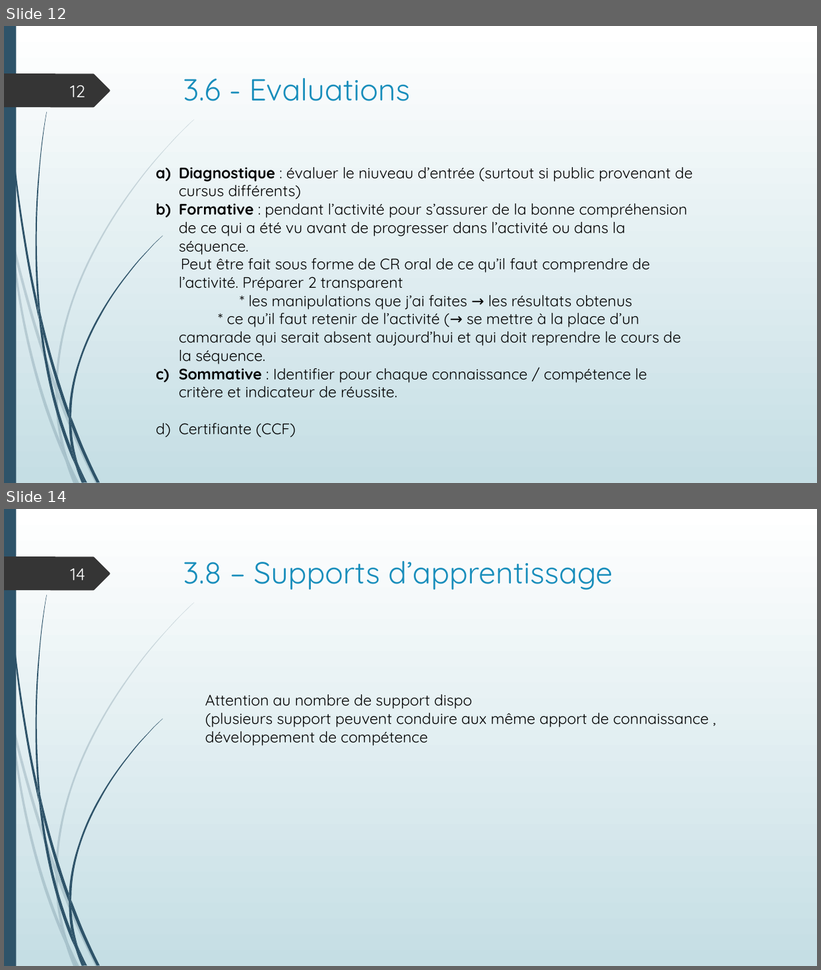
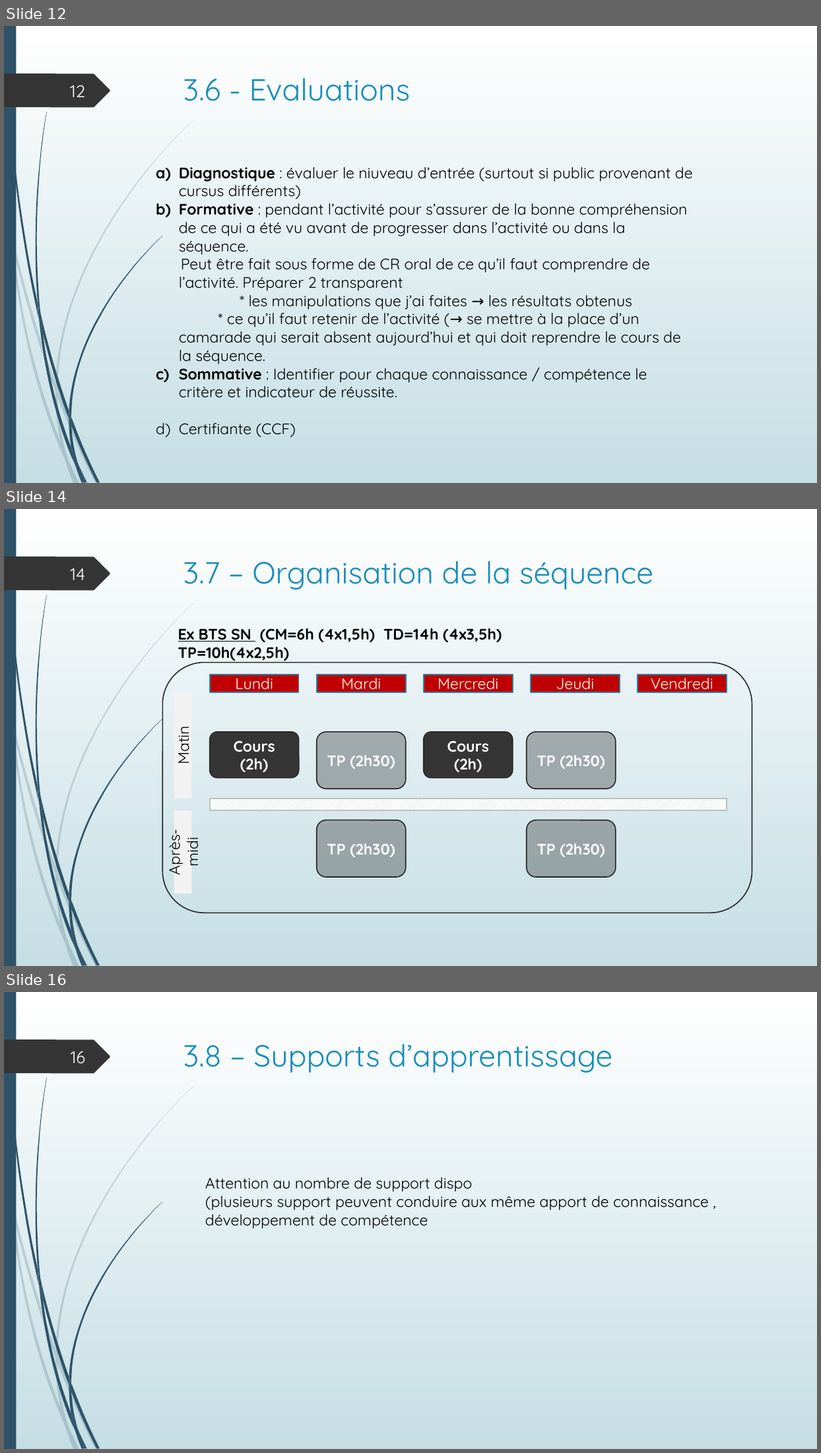
Before and after one commit to SdeuxiModeles/Modeles, a slide deck: N1.pptx. Shown one above the other, each under a label of ours: slides 12 and 14 before the commit, slides 12, 14 and 16 after it; the slides between them are not shown. The pictures are 821x970 and 821x1453 pixels, drawn with LibreOffice and Linux fonts; fonts in the diff are those of the drawing. Boxes give left, top, right and bottom in pixels: in the first picture for what was removed or moved away, otherwise in the second. Text is boxed around its words. In the diff, an @@ line names an element or a change of style, - is before the commit and + after.

```diff
--- a/N1.pptx
+++ b/N1.pptx
@@ slide 14 added at (x1=4, y1=509, x2=817, y2=966), background gradient #FFFFFF to #C5DEE5; not listed: 24 template elements that a slide beside it also shows @@
@@ title added at (x1=183, y1=561, x2=653, y2=590), 36 pt, text #178DBB @@
+3.7 – Organisation de la séquence
@@ page number added at (x1=70, y1=568, x2=85, y2=580), 20 pt, text #FEFFFF @@
+14
@@ text added at (x1=178, y1=628, x2=502, y2=661), 18 pt, text #000000, bold @@
+Ex BTS SN (CM=6h (4x1,5h) TD=14h (4x3,5h) TP=10h(4x2,5h)
@@ rounded rectangle added at (x1=162, y1=663, x2=752, y2=914), outline #272727 1.25 pt @@
@@ group added at (x1=174, y1=674, x2=727, y2=894): 8 rectangles, 6 rounded rectangles @@
+Cours (2h)
+TP (2h30)
+Cours (2h)
+TP (2h30)
+TP (2h30)
+TP (2h30)
+Lundi
+Mardi
+Mercredi
+Jeudi
+Vendredi
+Matin
+Après-midi
@@ what was slide 14 is now slide 16 @@
@@ page number at (x1=71, y1=1051, x2=85, y2=1064): text changed @@
-14
+16
```
Also in this commit, not shown: 1 slide changed, 2 other slides added, 1 slide removed.
